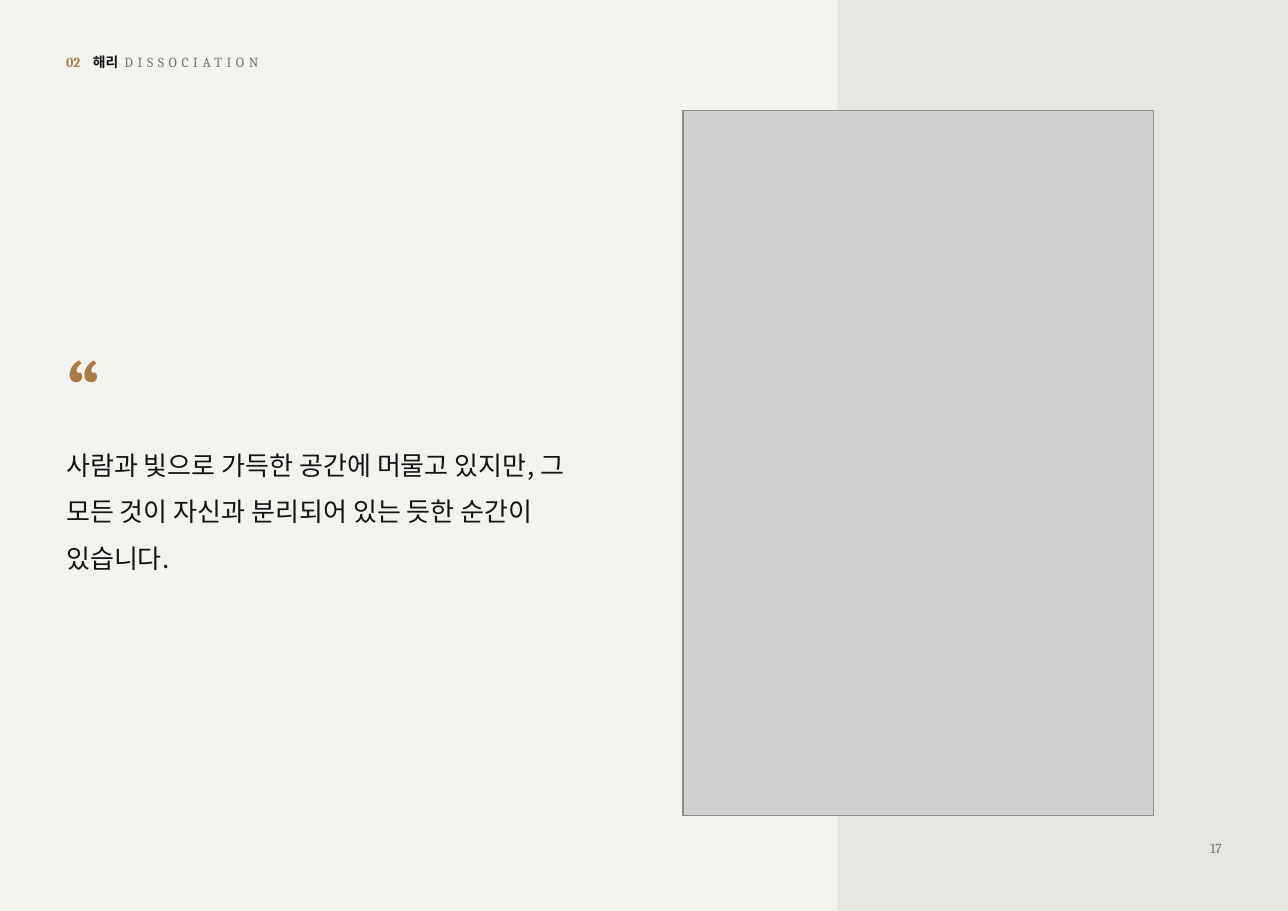
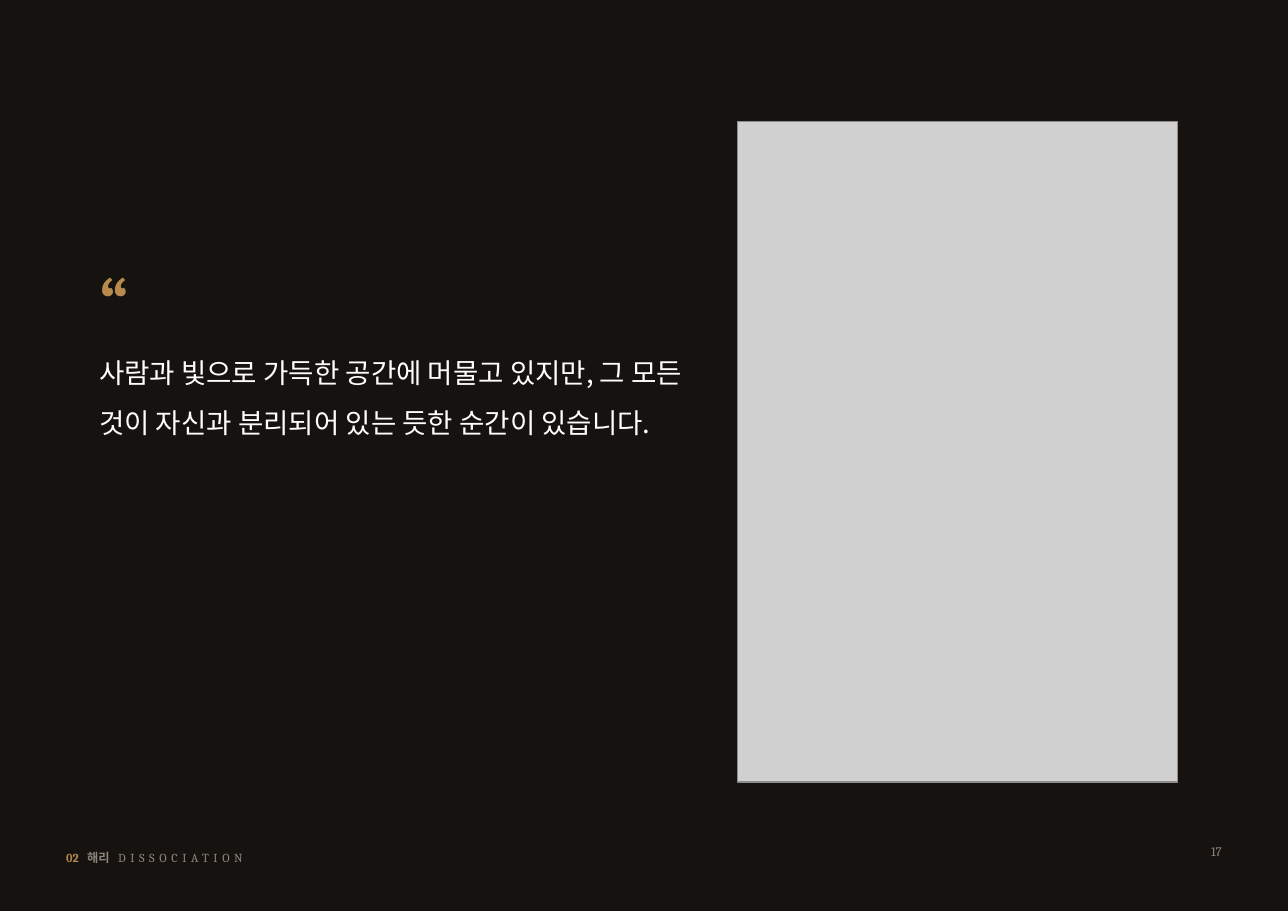
Before and after one commit to huosi012/smartview, a slide deck: slide 17 of portfolio/portfolio_A4_ko.pptx. Drawn at 1288x911 pixels with LibreOffice and Linux fonts; fonts in the diff are those of the drawing; grey boxes stand for pictures; background and template pictures are left out. Boxes give left, top, right and bottom in pixels: in the first picture for what was removed or moved away, otherwise in the second. Text is boxed around its words. In the diff, an @@ line names an element or a change of style, - is before the commit and + after.

```diff
--- a/portfolio/portfolio_A4_ko.pptx
+++ b/portfolio/portfolio_A4_ko.pptx
@@ background #F2F2EF to picture (left out) @@
@@ rectangle removed at [837, 0, 1288, 911] @@
@@ picture: place and size @@
-picture at [683, 110, 1154, 815]
+picture at [737, 121, 1178, 782]
@@ text "“": place and size @@
-text "“" at [66, 453, 564, 570]
+text "“" at [99, 360, 682, 436]
@@ text "“" at [99, 360, 682, 436]: size 54.4 to 46.8 pt, text colour #A97C45 to #B98A4E in "“"; size 17 to 18 pt, text colour #141414 to #FFFFFF; line spacing 0.7 to 0.62 @@
@@ text "02 해리 DISSOCIATION": place and size @@
-text "02 해리 DISSOCIATION" at [66, 55, 118, 68]
+text "02 해리 DISSOCIATION" at [66, 852, 110, 863]
@@ text "02 해리 DISSOCIATION" at [66, 852, 110, 863]: size 9 to 8 pt; text colour #A97C45 to #B98A4E in "02"; text colour #141414 to #8E867B in "해리"; text colour #77776F to #8E867B in "DISSOCIATION" @@
@@ page number at [1211, 847, 1222, 856]: size 9 to 8.5 pt, text colour #77776F to #8E867B @@
```
Also in this commit, not shown: 15 other slides changed, 4 slides added, 4 slides removed, 1 other file.
